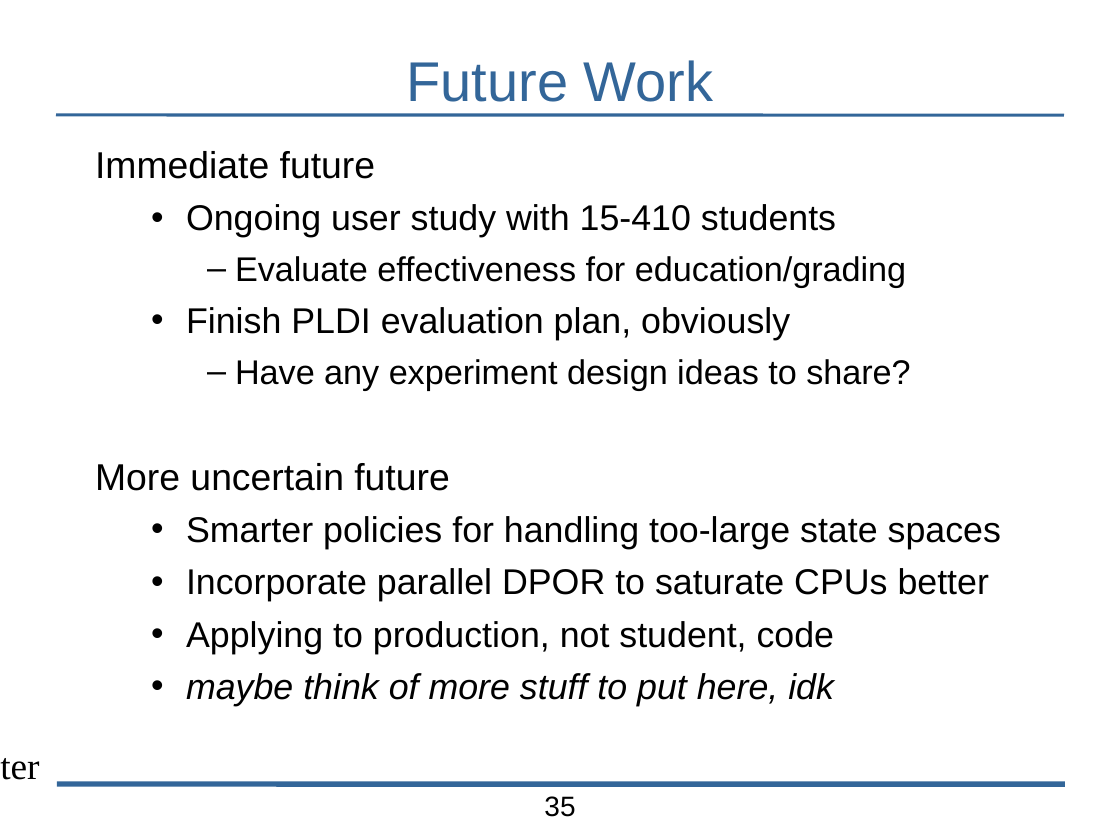
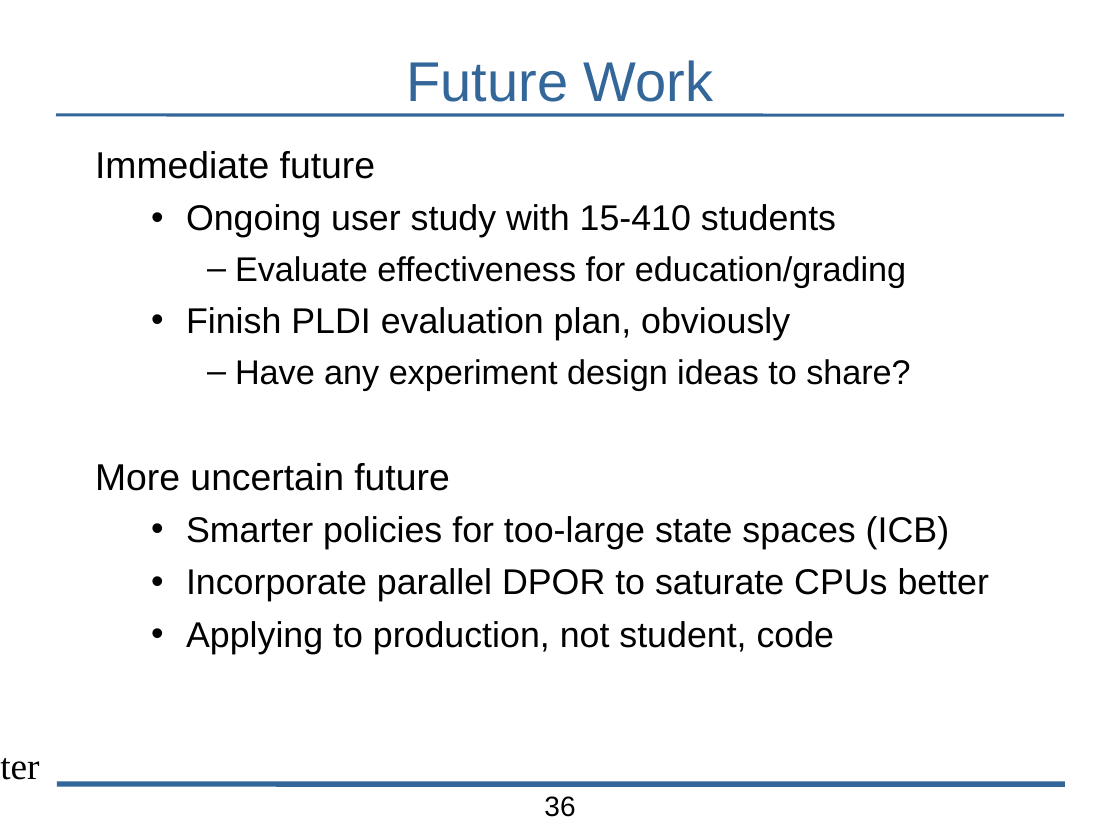
Before and after one commit to bblum/talks, a slide deck: slide 36 of pdl-retreat/2015/pdl-talk.odp (slide 35 before the commit). Drawn at 1120x840 pixels with LibreOffice and Linux fonts; fonts in the diff are those of the drawing; background and template pictures are left out. Boxes give left, top, right and bottom in pixels: in the first picture for what was removed or moved away, otherwise in the second. Text is boxed around its words. In the diff, an @@ line names an element or a change of style, - is before the commit and + after.

```diff
--- a/pdl-retreat/2015/pdl-talk.odp
+++ b/pdl-retreat/2015/pdl-talk.odp
@@ text at (186, 516, 949, 549): text changed @@
-  • Smarter policies for handling too-large state spaces
+  • Smarter policies for too-large state spaces (ICB)
@@ text at (186, 673, 834, 706): paragraph removed @@
-  • maybe think of more stuff to put here, idk
@@ page number at (544, 796, 575, 817): text changed @@
-35
+36
```
Also in this commit, not shown: 10 other slides changed, 5 slides added, 3 slides removed, 1 other file.
